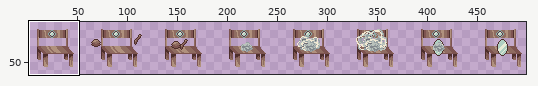
Sprite sheet -- Engine/Entity_Classes/Sprites_Entity_Classes/CraftingTableMirror.png. The picture above shows the old version from afar; the outline marks the close-up.
Close-up. Before the commit:
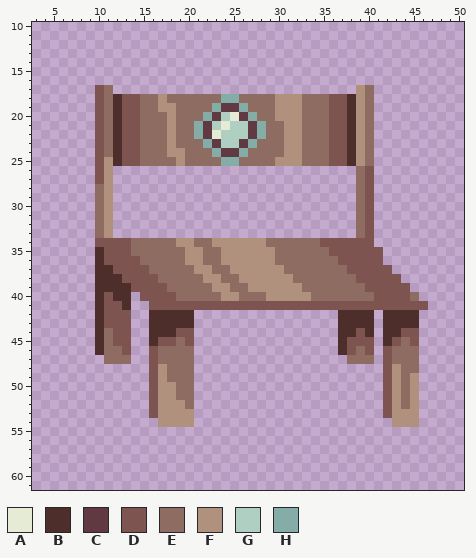
The file is 512x64 pixels. Colours within 5 levels of each other are drawn and written as one. Shown: x 3..50, y 10..61. The wide view leaves out empty margins. The commit also changed other parts of the picture, which this record leaves out.
Palette (. is transparent): A #e6ebd6  B #4d2e2b  C #613943  D #7d5450  E #8f6c61  F #b0917d  G #afcfc2  H #84ada7
Pixels before, first column x 10:
17 DE...........................FE......
18 DEBDDEEFEEEEEEHHEEEEFFFEEEDDBFE......
19 DEBDDEEFFEEEEHCCHEEEFFFEEEDDBFE......
20 DEBDDEEEFEEEHCGACHEEFFFEEEDDBFE......
21 DEBDDEEEFEEHCGAGGCHEEFFEEEDDBFE......
22 DEBDDEEEFEEHCAGGGCHEEFFEEEDDBFE......
23 DEBDDEEEFEEEHCGGCHEEEFFEEEDDBFE......
24 DEBDDEEEFFEEEHCCHEEEEFFEEEDDBFE......
25 DFBDDEEEEFEEEEHHEEEEFFFEEEDDBFE......
26 DF...........................ED......
27 DF...........................ED......
28 EF...........................ED......
29 EF...........................ED......
30 EF...........................ED......
31 EF...........................ED......
32 EF...........................ED......
33 EF...........................ED......
34 DDDDEEEEEFFEEFFFFFFEEEEEEDDDDDD......
35 BDDDEEEEEEFFEEFFFFFFEEEEEEDDDDDD.....
36 BDDDDEEEEEFFEEFFFFFFEEEEEEEDDDDD.....
37 BBDDDDEEEEEFFEEFFFFFFEEEEEEEDDDDD....
38 BBBDDDDEEEEEFFEEFFFFFFEEEEEEEDDDDD...
39 BBBBDDDDEEEEEFFEEFFFFFFEEEEEEEDDDDD..
40 BDBB.DDDDEEEEEFFEEEFFFFFEEEEEEEDDDDE.
41 BDDB..DDDDDDDDDDDDDDDDDDDDDDDDDDDDDDD
42 BDDD..BBBBB................BBBB.BBBB.
43 BDDD..BBBBB................BBBB.BBBB.
44 BEDD..BBBDD................BBDB.BBDD.
45 BEDD..BDDED................BDDD.BDED.
46 BEED..DEEEE................BDED.DEEE.
47 .EEE..DEEEE.................EEE.DEEE.
48 ......DFEEE.....................DFEE.
49 ......DFEEE.....................DFEF.
50 ......DFFEE.....................DFEF.
51 ......DFFEE.....................DFEF.
52 ......DFFFE.....................DFEF.
53 ......DFFFF.....................DFFF.
54 .......FFFF......................FFF.
The same view after the edit:
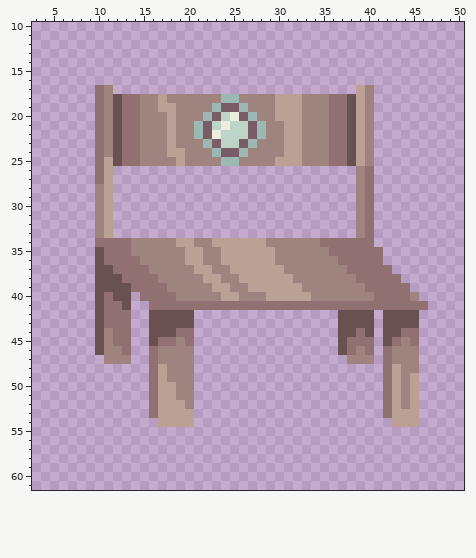
Changes in this commit:
colour A: #e6ebd6 -> #ebedde
colour B: #4d2e2b -> #695152
colour C: #613943 -> #7a5c67
colour D: #7d5450 -> #907070
colour E: #8f6c61 -> #9f837e
colour F: #b0917d -> #baa095
colour G: #afcfc2 -> #bdd5c9
colour H: #84ada7 -> #9bb9b2
Pixel boxes of the changes (left, top, right, bottom) in both close-ups:
changed: (95, 85, 428, 427)
